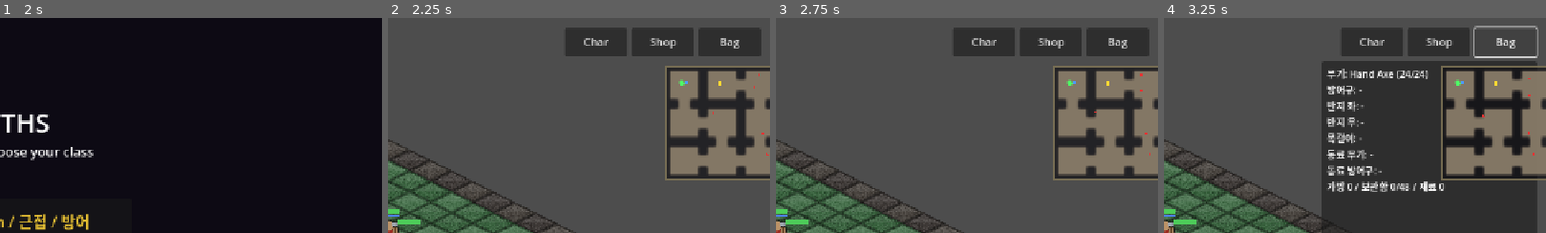
Above: before the commit, frames 1-4 (left to right).
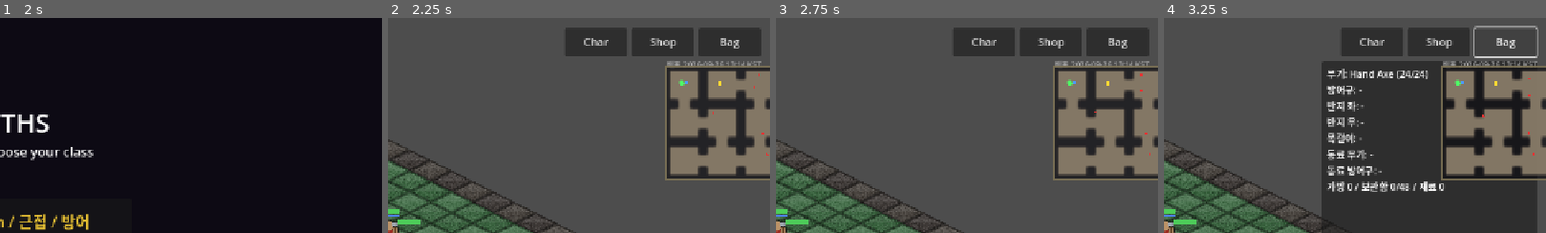
Above: after the commit, the same moments.

Repository: jflakeee/diablo
Game: Godot game, scene res://main.tscn
Same seed, same stepped clock (60 frames per second), same inputs: the game is played once before the commit and once after it.
Inputs:
- Up to frame 1 (2 s): click "Normal" at 0.5 s; click "Normal" at 1.25 s
- Up to frame 2 (2.25 s): click "Iron Warden / 근접 / 방어" at 2 s
- Up to frame 3 (2.75 s): no input
- Up to frame 4 (3.25 s): click "Bag" at 2.75 s
The pictures show only the part of the screen within x 50-100%, y 0-50%; the shares and areas given below are measured in that part.

Frame 1 is identical in both runs. In frame 2, 0.3% of the frame differs, in the area x 73-98%, y 20-23%; in frame 3, 0.3%; in frame 4, 0.3%.

Commit message:
Show deployment timestamp in mobile HUD

Diff:
--- a/prototype/game_dungeon/main.gd
+++ b/prototype/game_dungeon/main.gd
@@ -31,6 +31,7 @@
 const Stamina := preload("res://stamina.gd")
 const DeathSystem := preload("res://death_system.gd")
 const Stash := preload("res://stash.gd")
+const DEPLOYED_AT_KST := "2026-09-26 13:14 KST"
 
 var _grid: Array = []
 var _astar: AStarGrid2D
@@ -863,6 +864,16 @@
 	settings_button.add_theme_font_size_override("font_size", _accessibility.font_size(20))
 	settings_button.pressed.connect(_toggle_settings)
 	ui.add_child(settings_button)
+
+	var deploy_stamp := Label.new()
+	deploy_stamp.text = "배포 %s" % DEPLOYED_AT_KST
+	deploy_stamp.position = Vector2(mobile_layout["bag"].x - 224, mobile_layout["bag"].y + MobileUI.MENU_SIZE.y + 2)
+	deploy_stamp.size = Vector2(328, 22)
+	deploy_stamp.horizontal_alignment = HORIZONTAL_ALIGNMENT_RIGHT
+	deploy_stamp.mouse_filter = Control.MOUSE_FILTER_IGNORE
+	deploy_stamp.add_theme_font_size_override("font_size", _accessibility.font_size(13))
+	deploy_stamp.add_theme_color_override("font_color", Color(0.72, 0.72, 0.72, 0.9))
+	ui.add_child(deploy_stamp)
 
 	_settings_panel = Panel.new()
 	_settings_panel.position = mobile_layout["settings_panel"]
